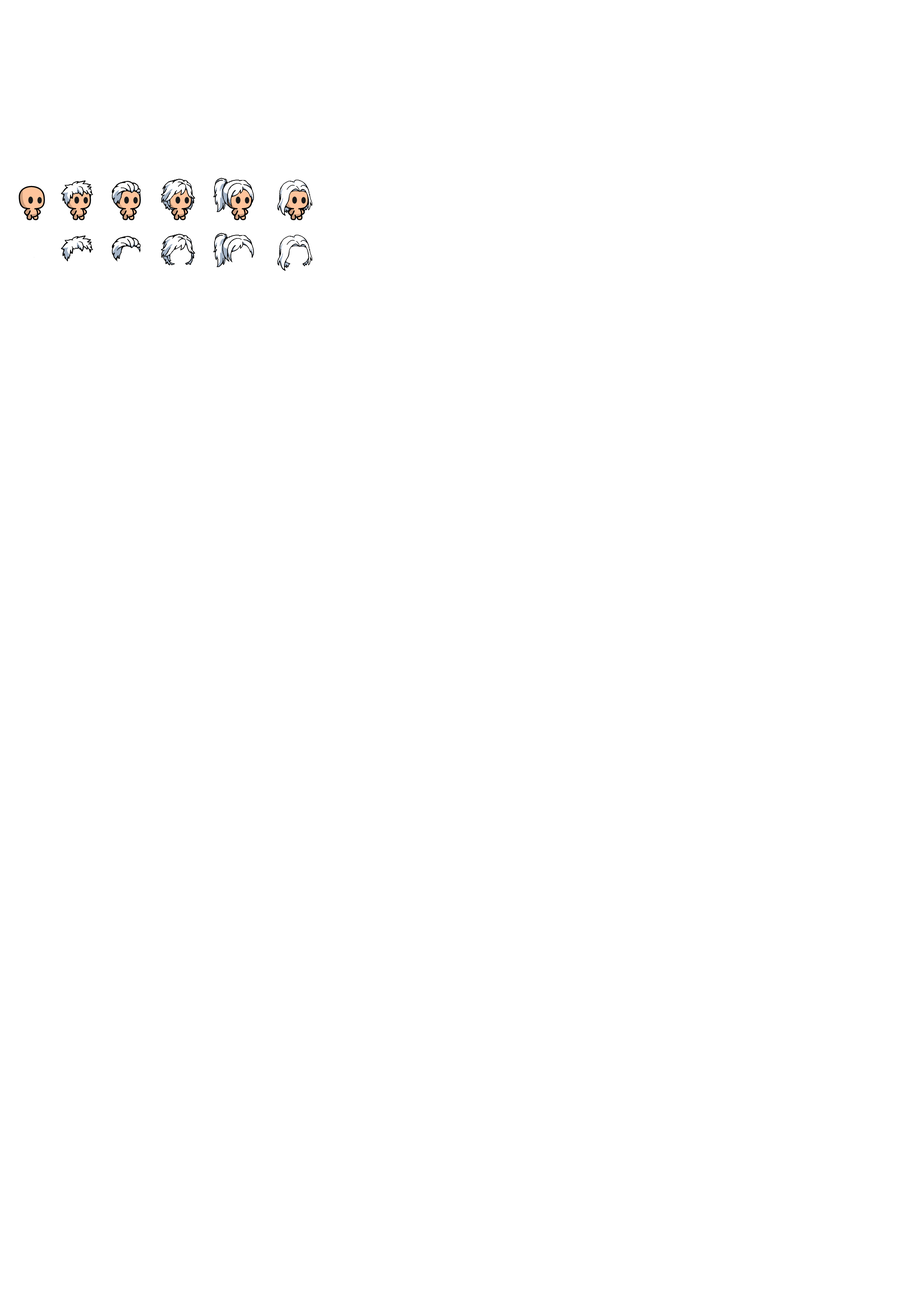
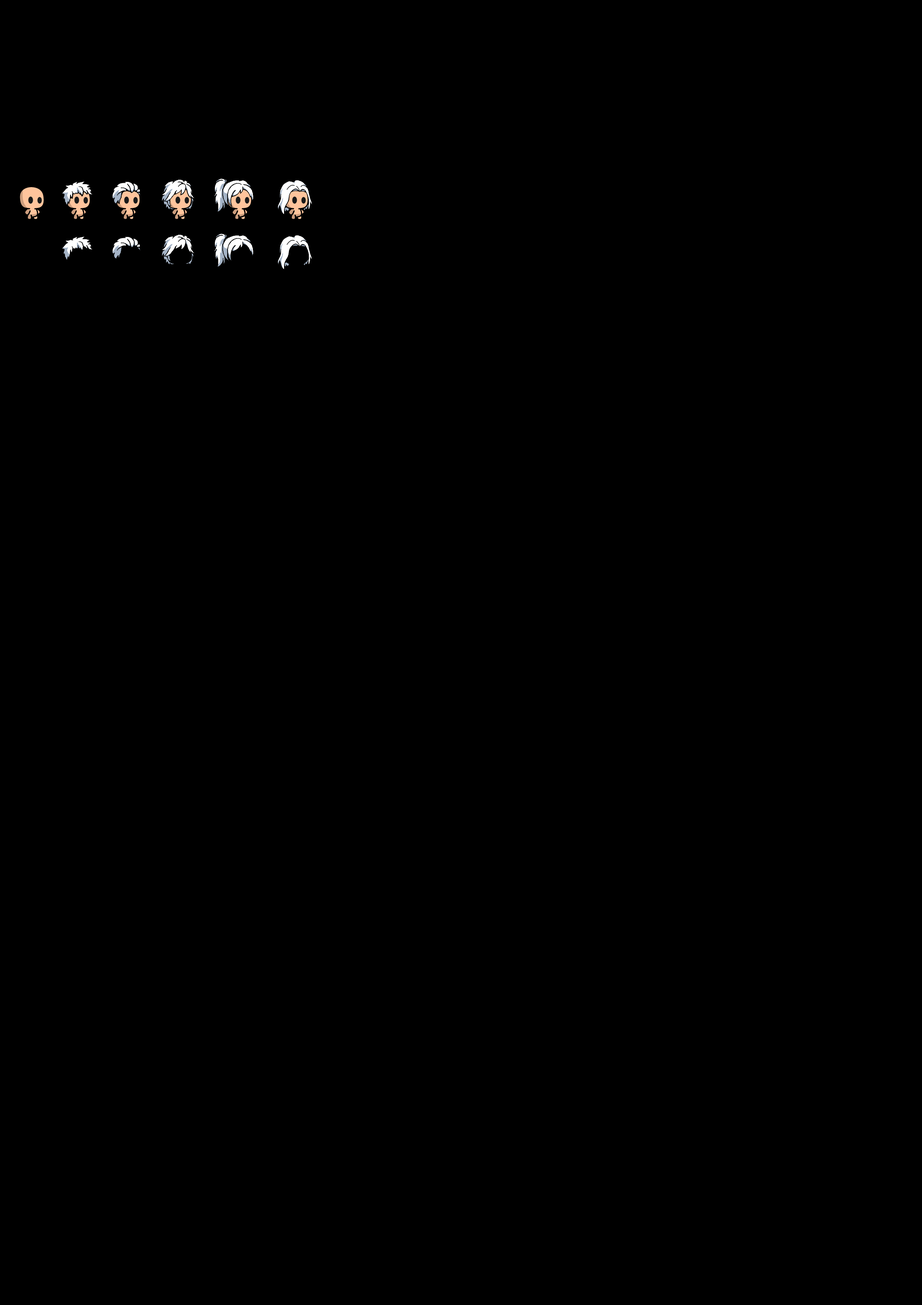
The second 922 x 1305 image is a revision of the first. Changes to its layers:
painted on "color 2" (1st of 6, in "HairStyles" › "with Body" › "Style 3" › "Hair Group" › "Color Group") over [122, 166, 218, 239]
painted on "color 1" (1st of 6, in "HairStyles" › "with Body" › "Style 3" › "Hair Group" › "Color Group") over [122, 166, 218, 239]
painted on "color 2" (2nd of 6, in "HairStyles" › "with Body" › "Style 4" › "Hair Group" › "Color Group") over [182, 166, 302, 239]
painted on "color 1" (2nd of 6, in "HairStyles" › "with Body" › "Style 4" › "Hair Group" › "Color Group") over [182, 142, 302, 239]
painted on "color 2" (3rd of 6, in "HairStyles" › "with Body" › "Style 5" › "Hair Group" › "Color Group") over [215, 142, 359, 239]
painted on "color 1" (3rd of 6, in "HairStyles" › "with Body" › "Style 5" › "Hair Group" › "Color Group") over [215, 142, 359, 239]
painted on "color 2" (4th of 6, in "HairStyles" › "without Body" › "Style 3" › "Hair Group" › "Color Group") over [122, 221, 218, 294]
painted on "color 1" (4th of 6, in "HairStyles" › "without Body" › "Style 3" › "Hair Group" › "Color Group") over [122, 221, 218, 294]
painted on "color 2" (5th of 6, in "HairStyles" › "without Body" › "Style 4" › "Hair Group" › "Color Group") over [182, 221, 302, 294]
painted on "color 1" (5th of 6, in "HairStyles" › "without Body" › "Style 4" › "Hair Group" › "Color Group") over [182, 197, 302, 294]
painted on "color 2" (6th of 6, in "HairStyles" › "without Body" › "Style 5" › "Hair Group" › "Color Group") over [215, 197, 359, 294]
painted on "color 1" (6th of 6, in "HairStyles" › "without Body" › "Style 5" › "Hair Group" › "Color Group") over [215, 174, 359, 294]
added layer "Background" (2nd of 3) above "Background" over [0, 0, 922, 1305]
